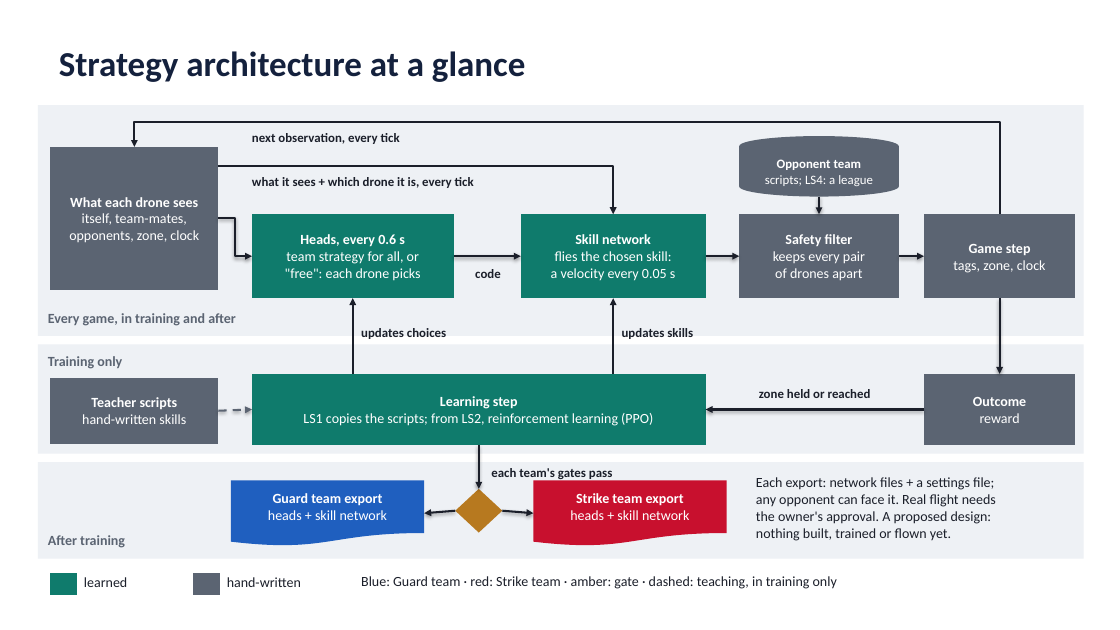
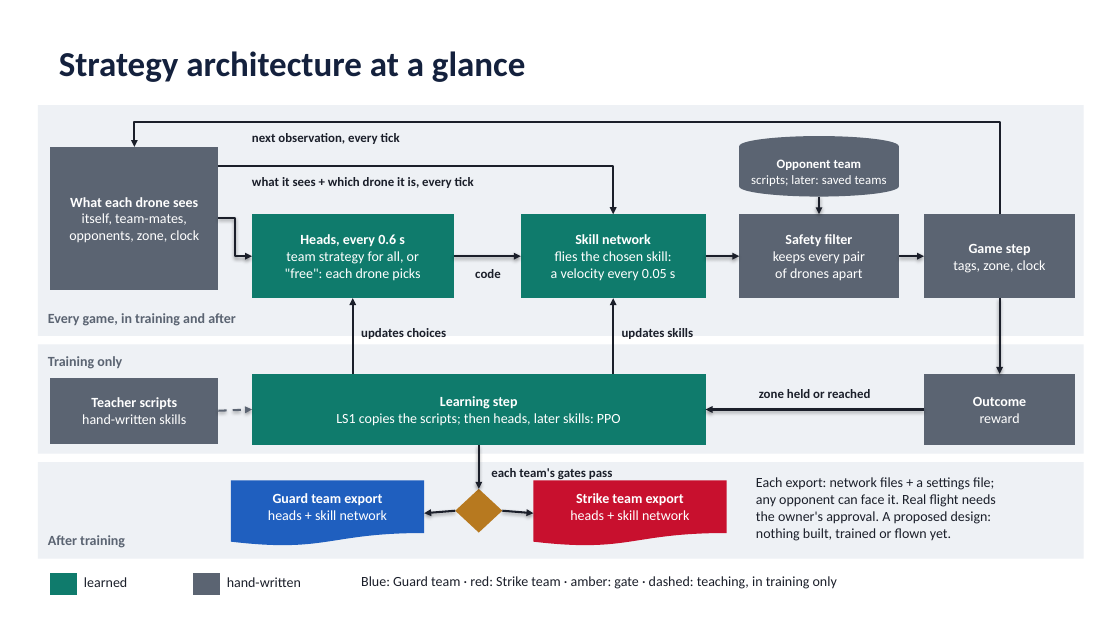
Before and after one commit to AI-DA-STC/AirStack-starling-max2, a slide deck: slide 2 of svg_training/ste_learning/figures/learned_skills_route.pptx. Drawn at 1120x630 pixels with LibreOffice and Linux fonts; fonts in the diff are those of the drawing. Boxes give left, top, right and bottom in pixels: in the first picture for what was removed or moved away, otherwise in the second. Text is boxed around its words. In the diff, an @@ line names an element or a change of style, - is before the commit and + after.

```diff
--- a/svg_training/ste_learning/figures/learned_skills_route.pptx
+++ b/svg_training/ste_learning/figures/learned_skills_route.pptx
@@ text in cylinder at [751,175,887,186]: text changed @@
-scripts; LS4: a league
+scripts; later: saved teams
@@ text in rectangle at [336,413,621,426]: text changed @@
-LS1 copies the scripts; from LS2, reinforcement learning (PPO)
+LS1 copies the scripts; then heads, later skills: PPO
```
Also in this commit, not shown: 2 other slides changed, 3 slides added, 1 slide removed, 5 other files.
